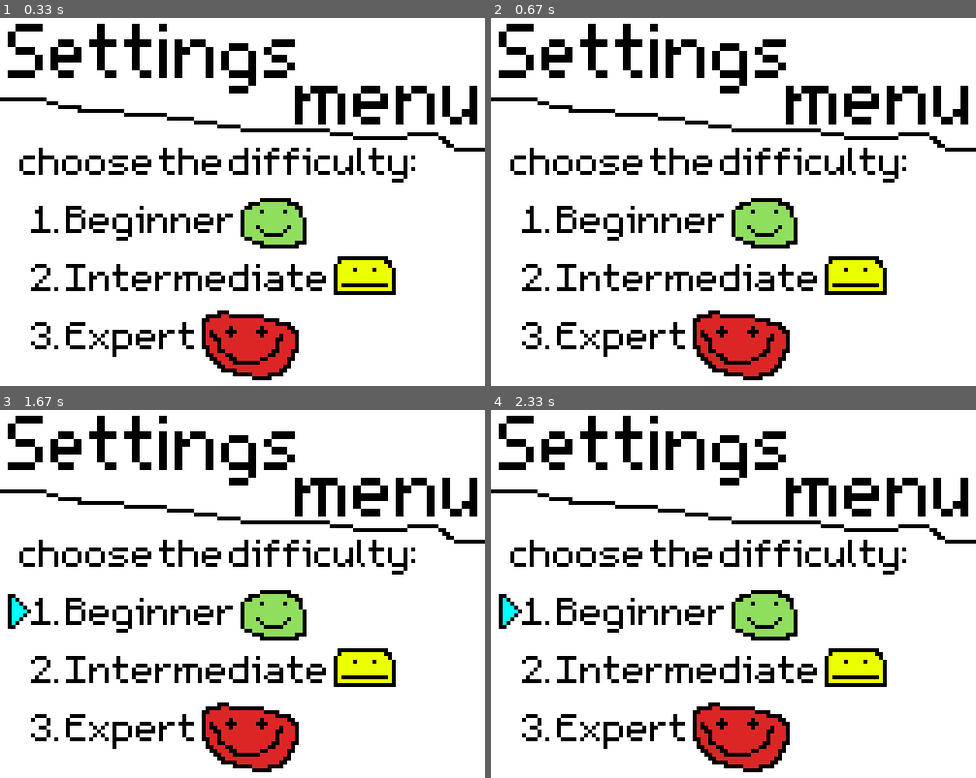
Above: before the commit, frames 1-4 (two rows, left to right).
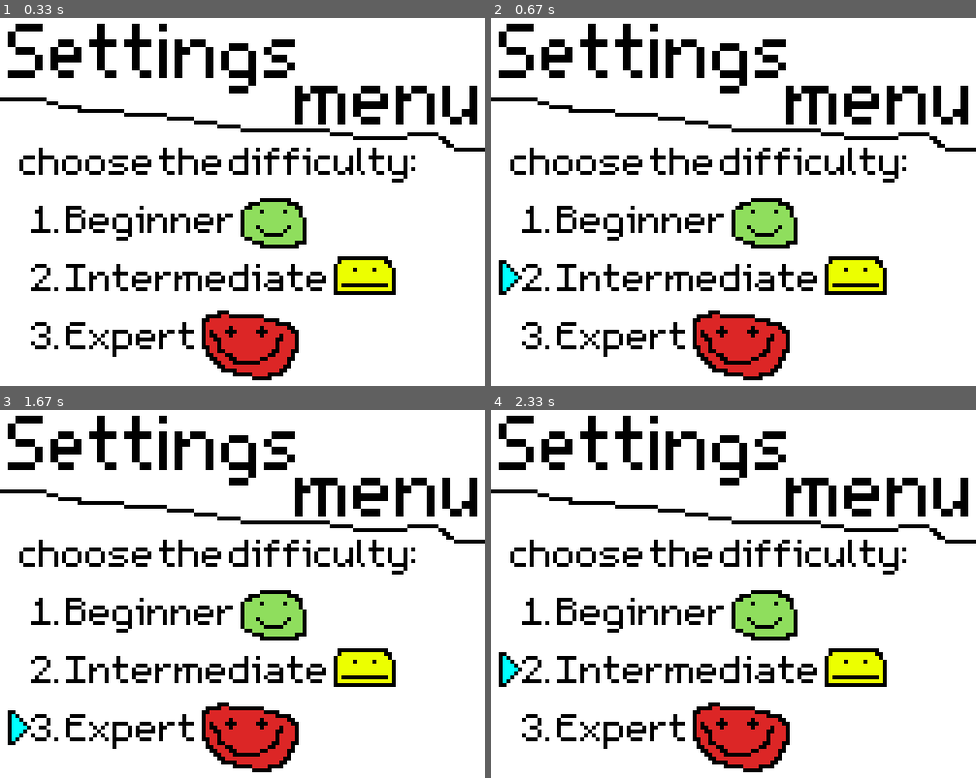
Above: after the commit, the same moments.

Repository: Alan-Bobrov/Minesweeper-with-pygame
Game: pygame game, started from game.py
The game is run twice, just before and just after one commit, with the same random seed, the same clock (stepped at 60 frames per second) and the same inputs.
Inputs (mouse positions are in pixels of both pictures, inside the frame that each line leads up to):
- Up to frame 1 (0.33 s): no input
- Up to frame 2 (0.67 s): press the mouse at (689, 282) at 0.37 s; move the mouse to (718, 301) at 0.47 s; release the mouse at (748, 323) at 0.6 s
- Up to frame 3 (1.67 s): press the mouse at (198, 619) at 0.7 s; move the mouse to (135, 663) at 0.8 s; release the mouse at (72, 711) at 0.93 s; click (130, 524) at 1.05 s; click (203, 704) at 1.38 s
- Up to frame 4 (2.33 s): press the mouse at (689, 619) at 1.7 s; move the mouse to (621, 605) at 1.8 s; release the mouse at (554, 590) at 1.93 s; press the mouse at (689, 674) at 2.03 s; move the mouse to (728, 711) at 2.13 s; release the mouse at (767, 748) at 2.27 s

Frame 1 is identical in both runs. In frame 2, 0.3% of the frame differs, in the area x 1-7%, y 65-76%; in frame 3, 0.6%, in the area x 1-7%, y 50-92%; in frame 4, 0.6%.

Commit message:
Update game.py

Diff:
--- a/game.py
+++ b/game.py
@@ -1,45 +1,52 @@
 import pygame as pg
 from images.images import *
 
-def game():
+def SettingsMenu():
     pg.init()
 
     settings_screen = pg.display.set_mode((500, 400))
     settings_screen.fill((255, 255, 255))
     pg.display.set_caption("Minesweeper with pygame")
 
-    is_game = True
     difficulty = ""
 
-    while is_game:
+    while True:
         settings_screen.blit(settings_menu, (0, 0))
         if difficulty:
             if difficulty == "Beginner":
                 settings_screen.blit(selecting_arrow, (8, 192))
             elif difficulty == "Intermediate":
-                settings_screen.blit(selecting_arrow, (8, 260))
+                settings_screen.blit(selecting_arrow, (8, 252))
             elif difficulty == "Expert":
-                settings_screen.blit(selecting_arrow, (8, 320))
+                settings_screen.blit(selecting_arrow, (8, 312))
 
         for event in pg.event.get():
             if event.type == pg.QUIT:
-                is_game = False
-                break
+                return 0
 
-            elif (event.type == pg.MOUSEBUTTONDOWN) and (pg.mouse.get_pressed(num_buttons=3)[0]):
+            elif (event.type == pg.MOUSEBUTTONDOWN):
                 x, y = pg.mouse.get_pos()
                 print(x, y)
 
-                if (0 < x < 330) and (185 < y < 250):
-                    print(1)
+                if (0 < x < 415) and (185 < y < 250):
+                    if difficulty == "Beginner":
+                        print(1)
+                        return 1
                     difficulty = "Beginner"
-                elif () and ():
-                    pass
-                elif () and ():
-                    pass
+                elif (0 < x < 415) and (251 < y < 300):
+                    if difficulty == "Intermediate":
+                        print(2)
+                        return 2
+                    difficulty = "Intermediate"
+                elif (0 < x < 415) and (300 < y):
+                    if difficulty == "Expert":
+                        print(3)
+                        return 3
+                    difficulty = "Expert"
 
         pg.display.flip()
 
-game()
+a = SettingsMenu()
+print(a)
 
 print("end")
